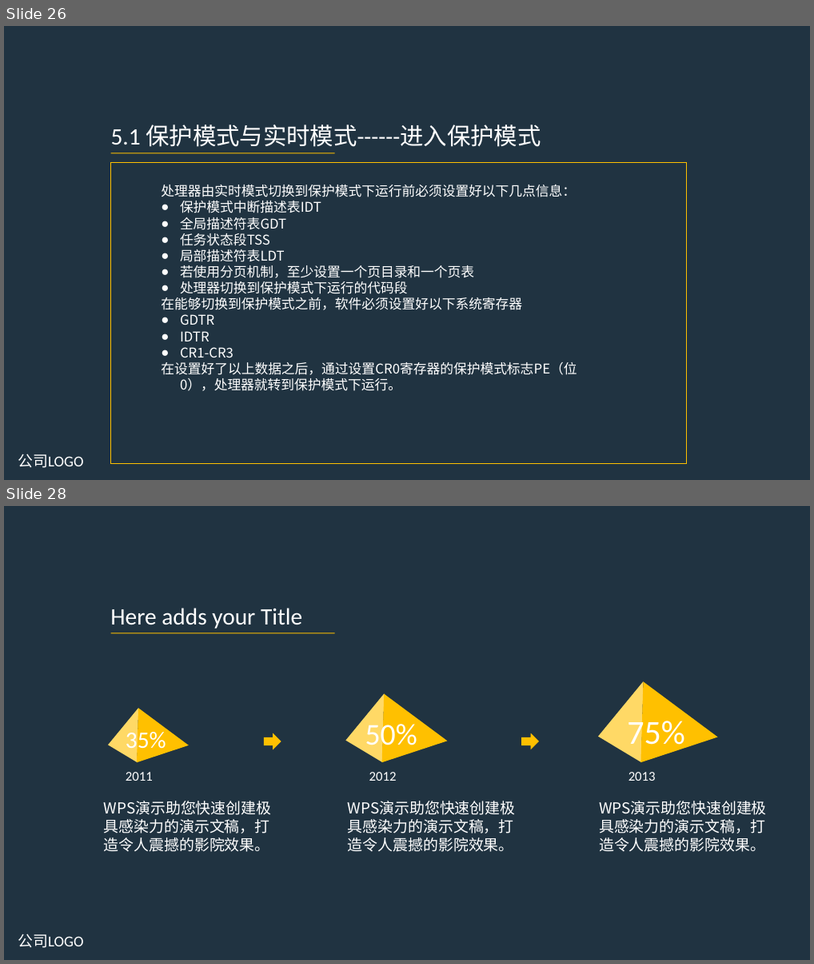
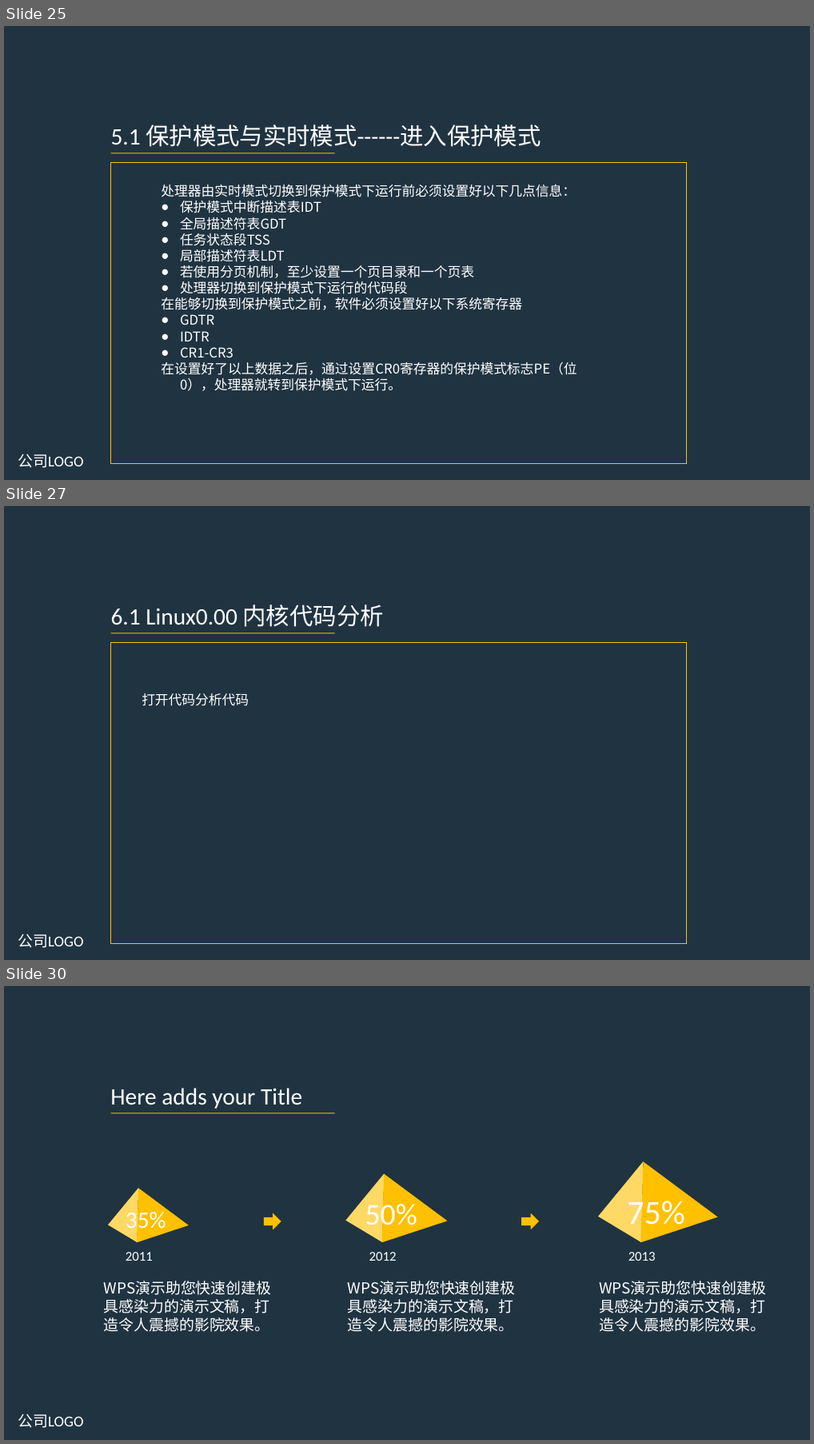
Before and after one commit to takakawa/linux, a slide deck: LINUX 0.00.ppt. Shown one above the other, each under a label of ours: slides 26 and 28 before the commit, slides 25, 27 and 30 after it; the slides between them are not shown. The pictures are 814x964 and 814x1444 pixels, drawn with LibreOffice and Linux fonts; fonts in the diff are those of the drawing. Boxes give left, top, right and bottom in pixels: in the first picture for what was removed or moved away, otherwise in the second. Text is boxed around its words. In the diff, an @@ line names an element or a change of style, - is before the commit and + after.

```diff
--- a/LINUX 0.00.ppt
+++ b/LINUX 0.00.ppt
@@ slide 27 added at [4, 506, 810, 960], background #203341 @@
@@ text added at [111, 604, 384, 627], 28 pt, text #FFFFFF @@
+6.1 Linux0.00 内核代码分析
@@ line added from (111, 633) to (334, 633), #FFC000 0.99 pt @@
@@ rectangle added at [111, 643, 686, 943], outline #FFC000 0.99 pt @@
@@ text added at [142, 693, 249, 706], 16 pt, text #FFFFFF @@
+打开代码分析代码
@@ text added at [18, 933, 83, 948], 18 pt, text #FFFFFF @@
+公司LOGO
@@ what was slide 26 is now slide 25 @@
@@ what was slide 28 is now slide 30 @@
```
Also in this commit, not shown: 2 slides changed, 2 other slides added, 1 slide removed, 17 other files.
